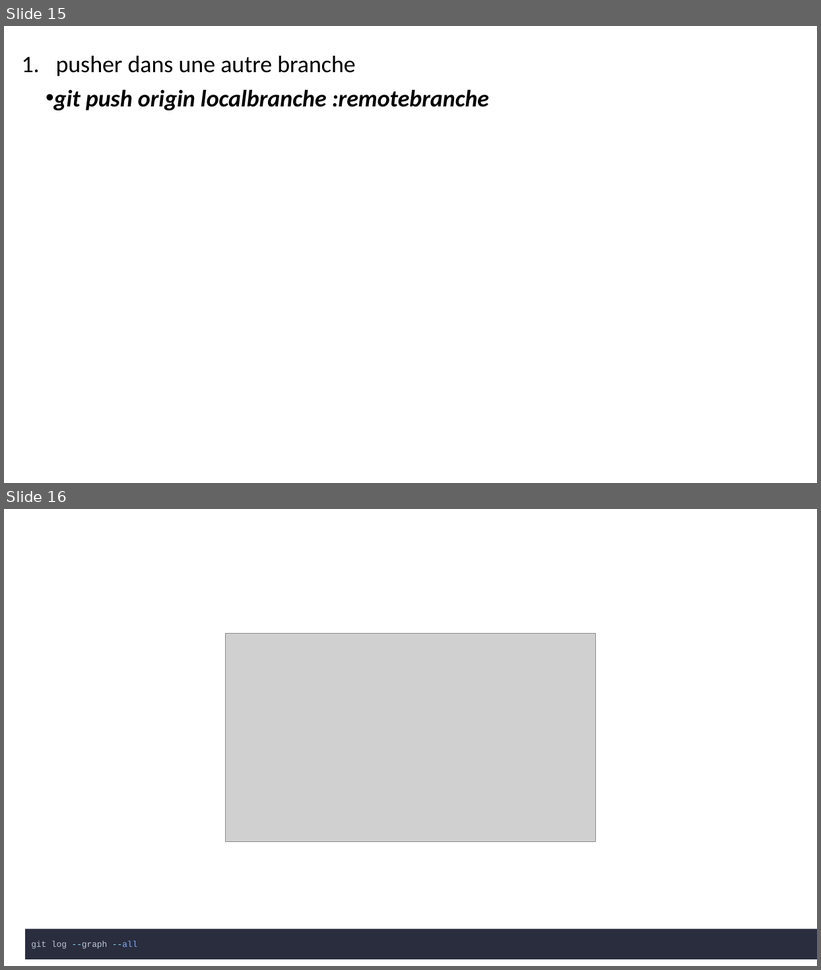
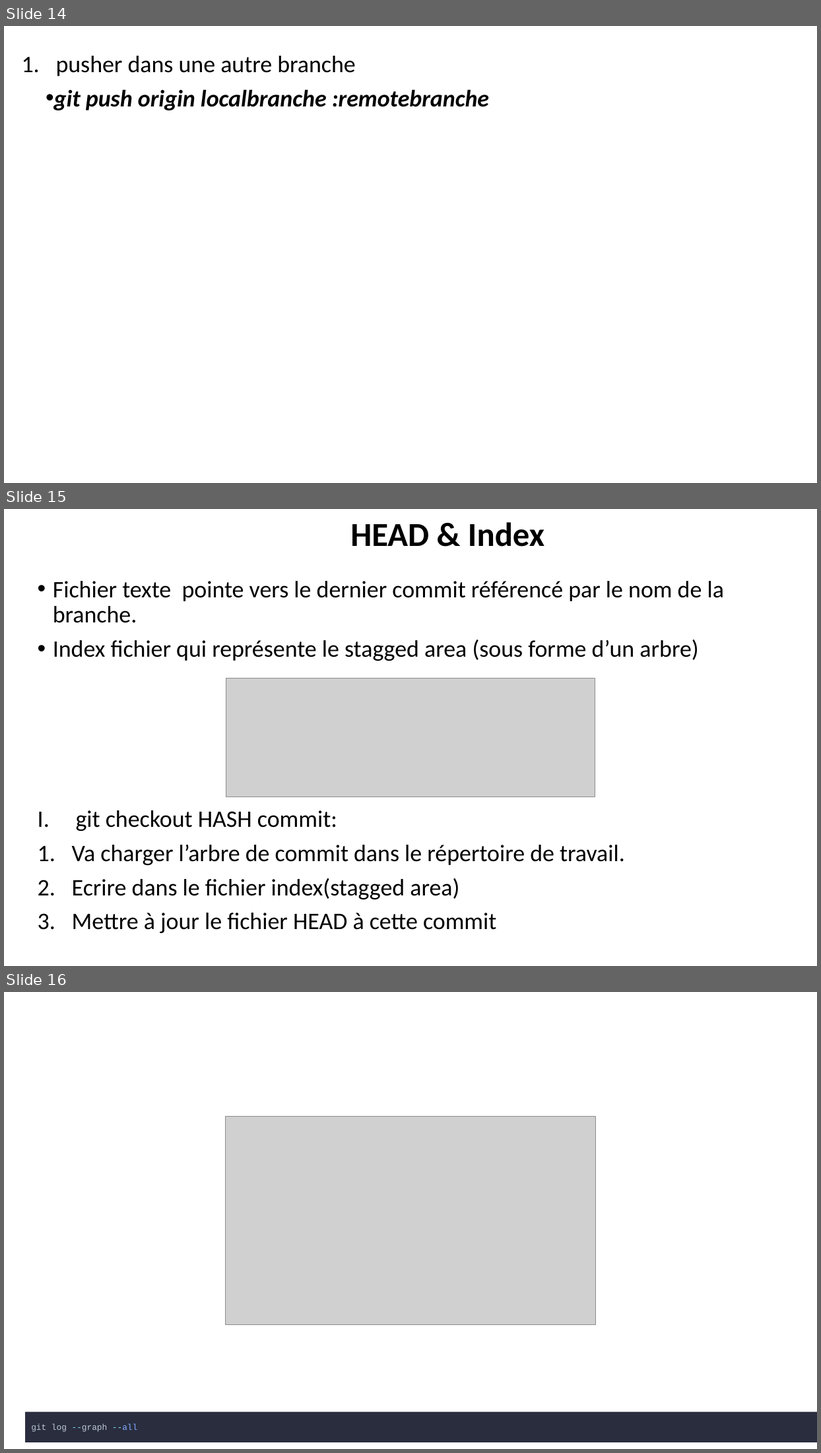
Before and after one commit to belakebiboussad/form, a slide deck: Formation Git.pptx. Shown one above the other, each under a label of ours: slides 15 and 16 before the commit, slides 14, 15 and 16 after it. The pictures are 821x970 and 821x1453 pixels, drawn with LibreOffice and Linux fonts; fonts in the diff are those of the drawing; grey boxes stand for pictures. Boxes give left, top, right and bottom in pixels: in the first picture for what was removed or moved away, otherwise in the second. Text is boxed around its words. In the diff, an @@ line names an element or a change of style, - is before the commit and + after.

```diff
--- a/Formation Git.pptx
+++ b/Formation Git.pptx
@@ slide 15 added at (x1=4, y1=509, x2=817, y2=966), background #FFFFFF @@
@@ title added at (x1=350, y1=522, x2=545, y2=547), 39.6 pt, text #000000, bold @@
+HEAD & Index
@@ text added at (x1=53, y1=581, x2=724, y2=933), 28 pt, text #000000 @@
+• Fichier texte pointe vers le dernier commit référencé par le nom de la branche.
+• Index fichier qui représente le stagged area (sous forme d’un arbre)
+I. git checkout HASH commit:
+2. Va charger l’arbre de commit dans le répertoire de travail.
+3. Ecrire dans le fichier index(stagged area)
+4. Mettre à jour le fichier HEAD à cette commit
@@ picture added at (x1=226, y1=679, x2=595, y2=797) @@
@@ what was slide 15 is now slide 14 @@
```
Also in this commit, not shown: 4 slides changed, 1 other slide added, 2 slides removed, 3 other files.
